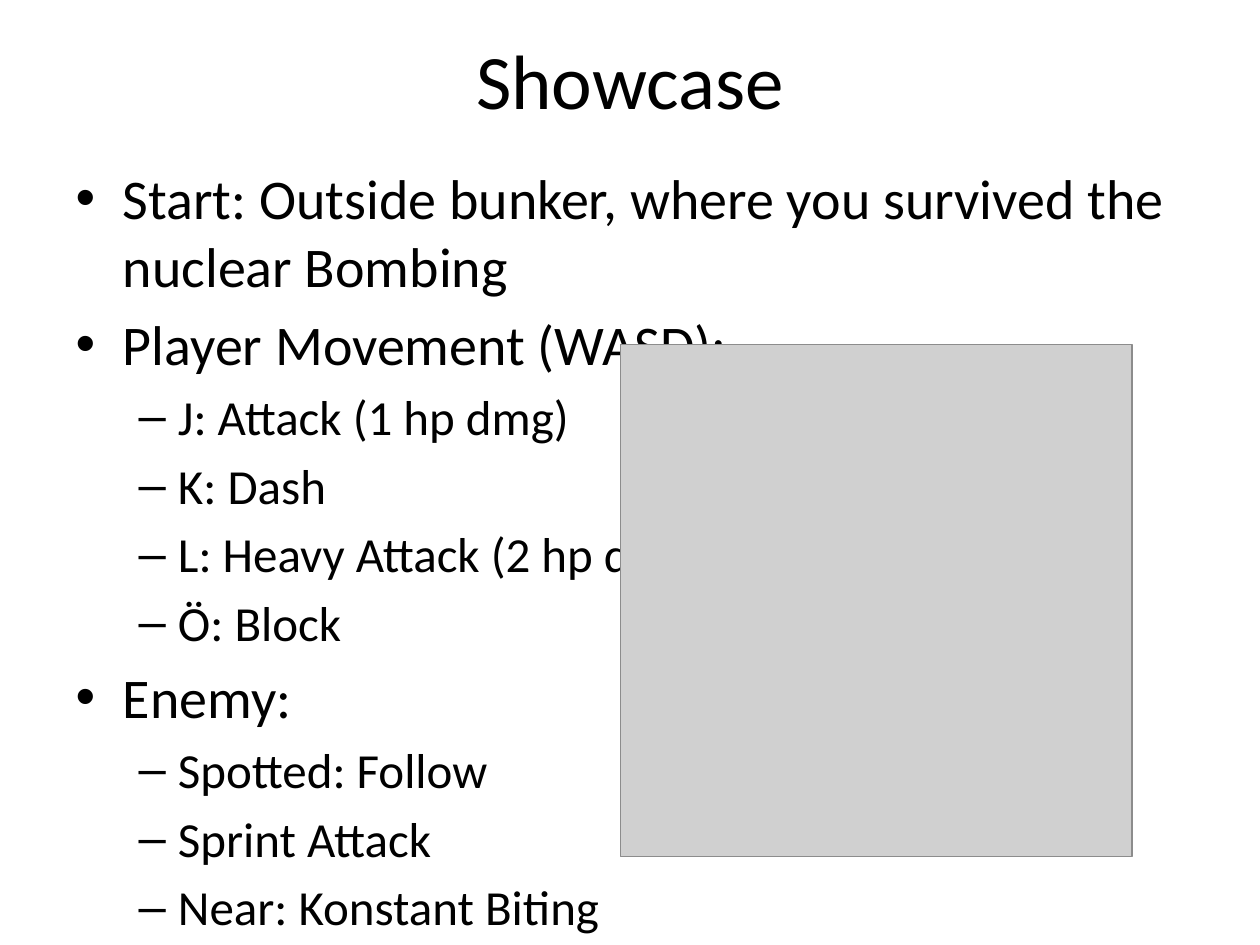
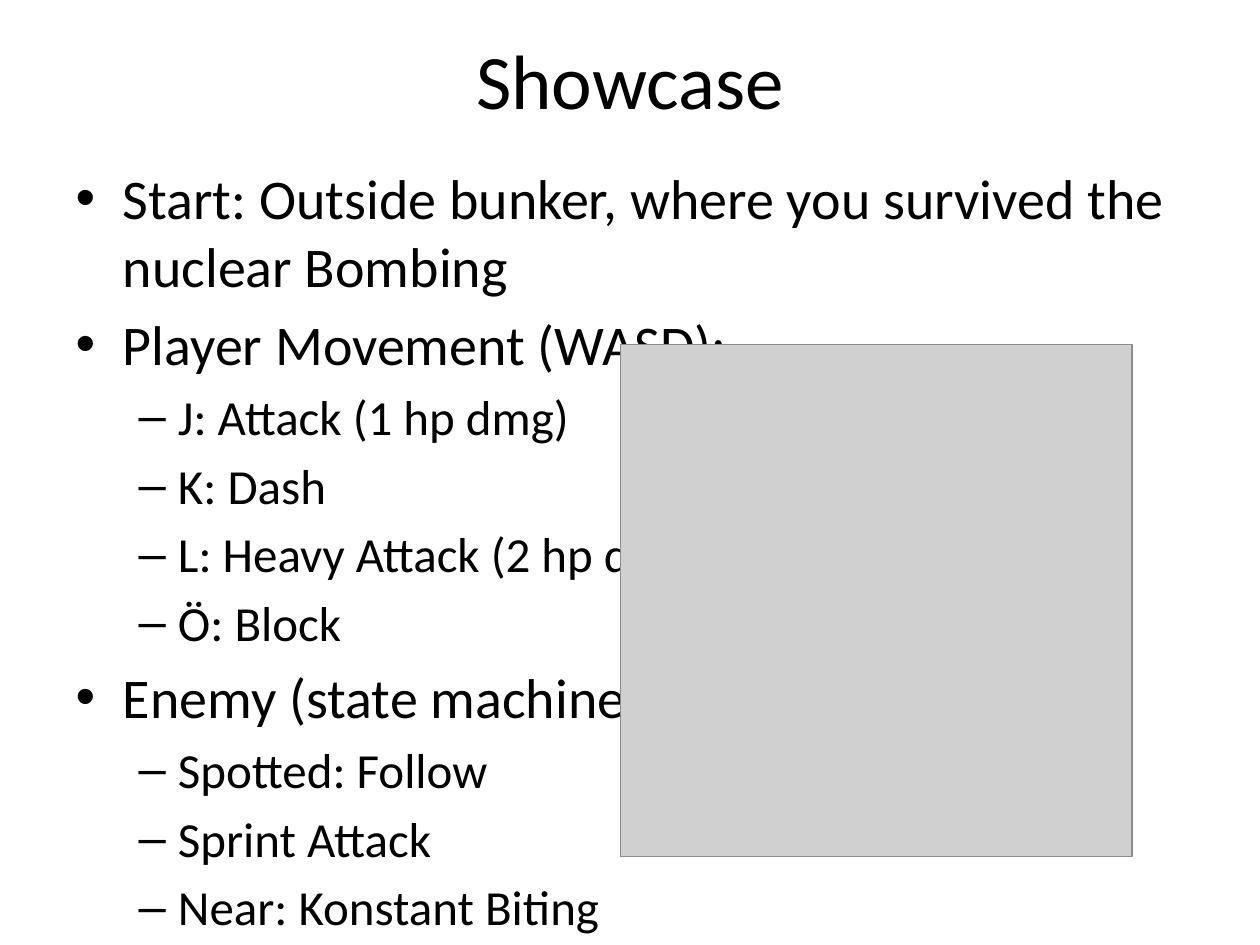
Before and after one commit to Ghost-Element/Anastasis, a slide deck: slide 3 of presentation/Präsentation.pptx. Drawn at 1260x945 pixels with LibreOffice and Linux fonts; fonts in the diff are those of the drawing; grey boxes stand for pictures. Boxes give left, top, right and bottom in pixels: in the first picture for what was removed or moved away, otherwise in the second. Text is boxed around its words. In the diff, an @@ line names an element or a change of style, - is before the commit and + after.

```diff
--- a/presentation/Präsentation.pptx
+++ b/presentation/Präsentation.pptx
@@ text at (x1=123, y1=671, x2=658, y2=731): text changed @@
-• Enemy:
+• Enemy (state machine):
```
Also in this commit, not shown: 1 other slide changed, 4 other files.
